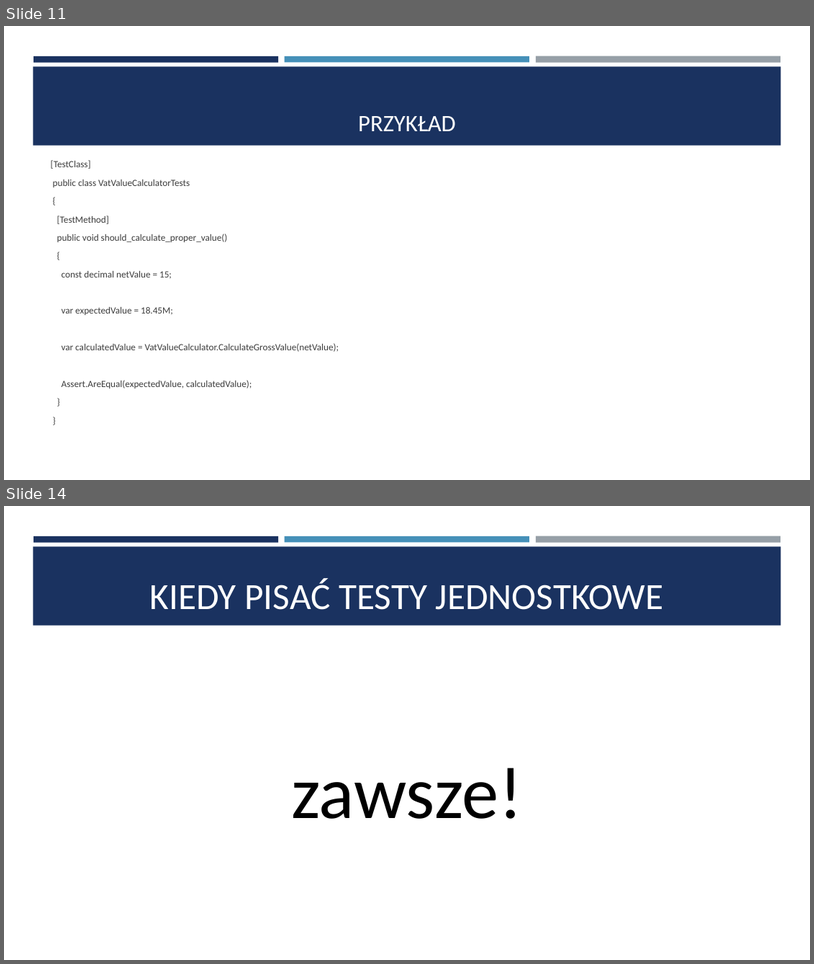
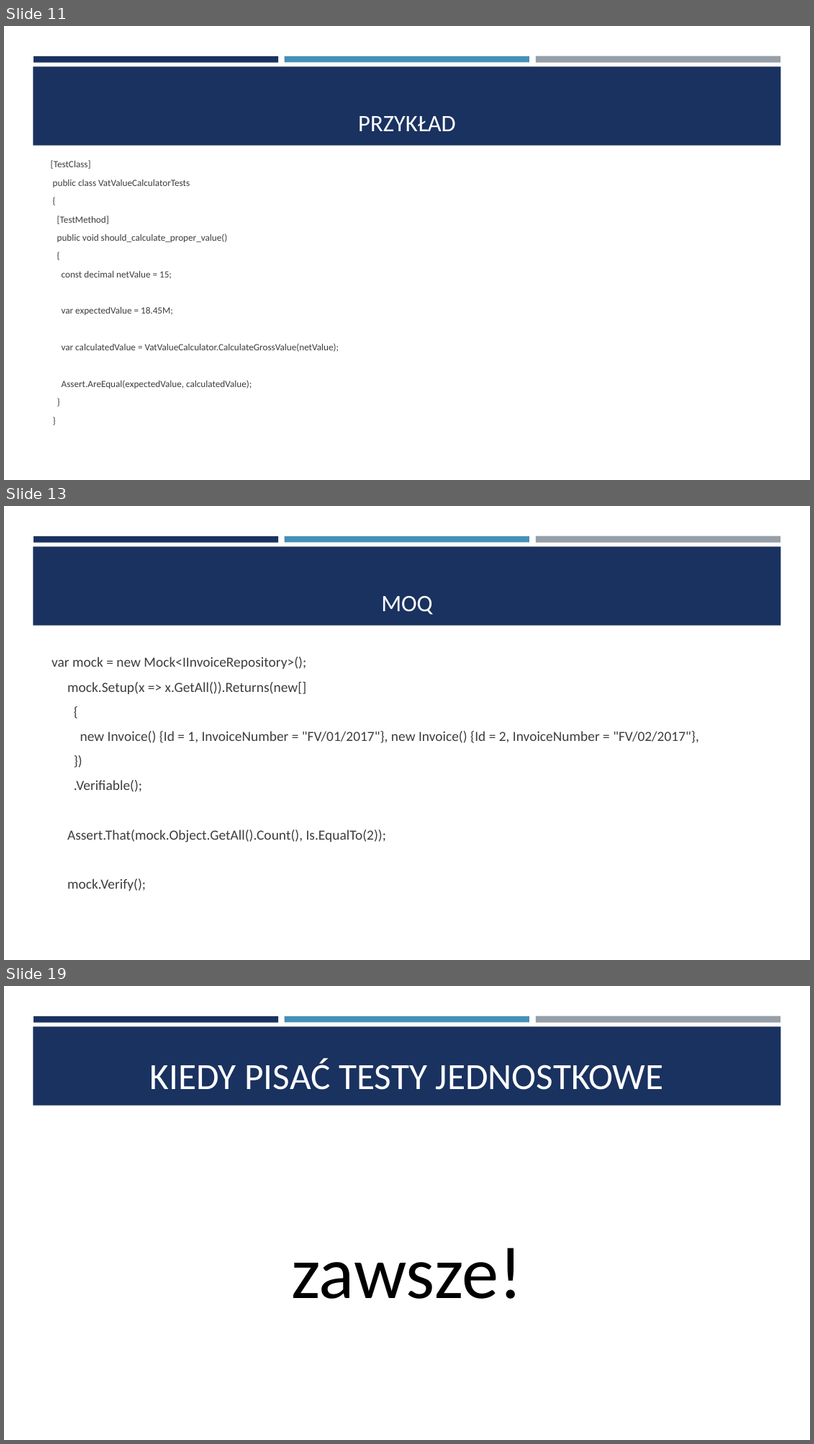
Before and after one commit to saamed/unit-test-workshops, a slide deck: docs/Testy jednostkowe.pptx. Shown one above the other, each under a label of ours: slides 11 and 14 before the commit, slides 11, 13 and 19 after it; the slides between them are not shown. The pictures are 814x964 and 814x1444 pixels, drawn with LibreOffice and Linux fonts; fonts in the diff are those of the drawing. Boxes give left, top, right and bottom in pixels: in the first picture for what was removed or moved away, otherwise in the second. Text is boxed around its words. In the diff, an @@ line names an element or a change of style, - is before the commit and + after.

```diff
--- a/docs/Testy jednostkowe.pptx
+++ b/docs/Testy jednostkowe.pptx
@@ slide 13 added at [4,506,810,960], background #FFFFFF; not listed: 4 template elements that a slide beside it also shows @@
@@ title added at [381,596,432,615], 28 pt, text #FFFFFF @@
+MOQ
@@ text added at [52,656,700,890], 16.6 pt, text #3D3D3D @@
+var mock = new Mock<IInvoiceRepository>();
+mock.Setup(x => x.GetAll()).Returns(new[]
+{
+new Invoice() {Id = 1, InvoiceNumber = "FV/01/2017"}, new Invoice() {Id = 2, InvoiceNumber = "FV/02/2017"},
+})
+.Verifiable();
+Assert.That(mock.Object.GetAll().Count(), Is.EqualTo(2));
+mock.Verify();
@@ what was slide 14 is now slide 19 @@
```
Also in this commit, not shown: 3 slides changed, 4 other slides added.
